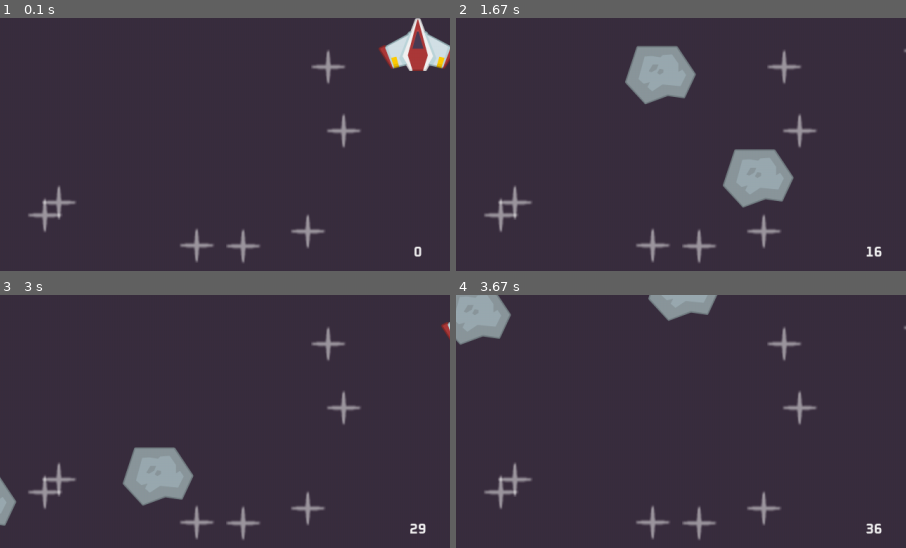
Above: before the commit, frames 1-4 (two rows, left to right).
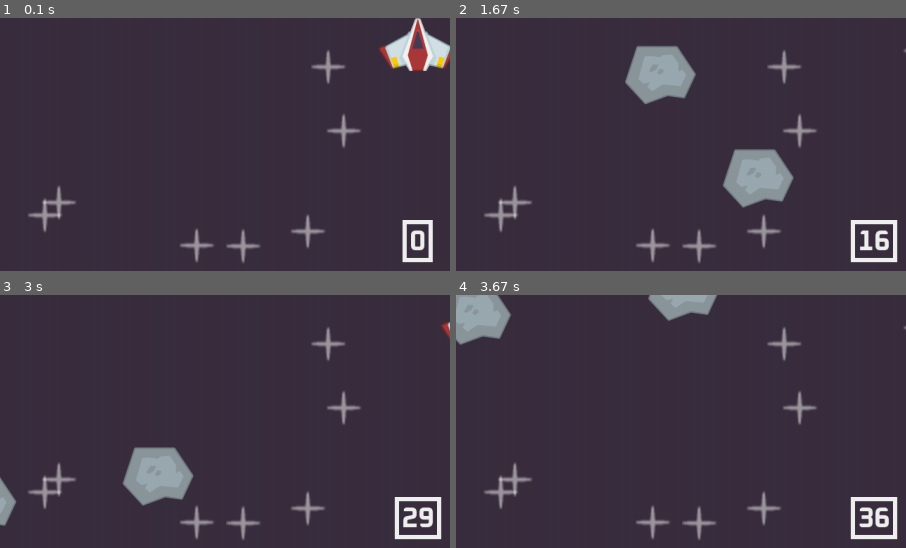
Above: after the commit, the same moments.

Repository: EZam1992/Pygame-Space-Shooter-
Game: pygame game, started from main.py
The game is run twice, just before and just after one commit, with the same random seed, the same clock (stepped at 60 frames per second) and the same inputs.
Inputs:
- Up to frame 1 (0.1 s): no input
- Up to frame 2 (1.67 s): tap Space at 0.33, 0.73, 1.03, 1.23, 1.57 s; hold Right 0.67-1.13 s; hold Up 1.17-1.47 s; hold Right from 1.5 s (still down)
- Up to frame 3 (3 s): tap Space at 1.87, 2.07, 2.37, 2.63, 2.97 s; release Right at 1.97 s; hold Left 2-2.53 s; hold Down 2.57-2.87 s; hold Left from 2.9 s (still down)
- Up to frame 4 (3.67 s): tap Space at 3.27, 3.4 s; release Left at 3.3 s; hold Up from 3.33 s (still down)
The pictures show only the part of the screen within x 4-54%, y 45-95%; the shares and areas given below are measured in that part.

The runs differ from the first frame. In frame 1, 0.8% of the frame differs, in the area x 89-97%, y 79-97%; in frame 2, 1.1%; in frame 3, 1.2%; in frame 4, 1.2%, in the area x 87-99%, y 79-97%.

Commit message:
updated score logic

Diff:
--- a/main.py
+++ b/main.py
@@ -84,6 +84,7 @@
     font_surface = font.render(str(int(current_time)), True, (240, 240, 240))
     font_rect = font_surface.get_frect(midbottom = (WINDOW_WIDTH / 2, WINDOW_HEIGHT - 50))
     display_surface.blit(font_surface, font_rect)
+    pygame.draw.rect(display_surface, (240, 240, 240), font_rect.inflate(20, 10).move(0, -6), 6, 1)
 #general setup
 pygame.init()
 WINDOW_WIDTH, WINDOW_HEIGHT = 1280, 720
@@ -103,7 +104,7 @@
 star_surf = pygame.image.load(join('space shooter', 'images', 'star.png')).convert_alpha()
 laser_surf = pygame.image.load(join('space shooter', 'images', 'laser.png')).convert_alpha()
 meteor_surf = pygame.image.load(join('space shooter', 'images', 'meteor.png')).convert_alpha()
-font = pygame.font.Font(join('space shooter', 'images', 'Oxanium-Bold.ttf'), 20)
+font = pygame.font.Font(join('space shooter', 'images', 'Oxanium-Bold.ttf'), 40)
 
 
 #sprite generation
